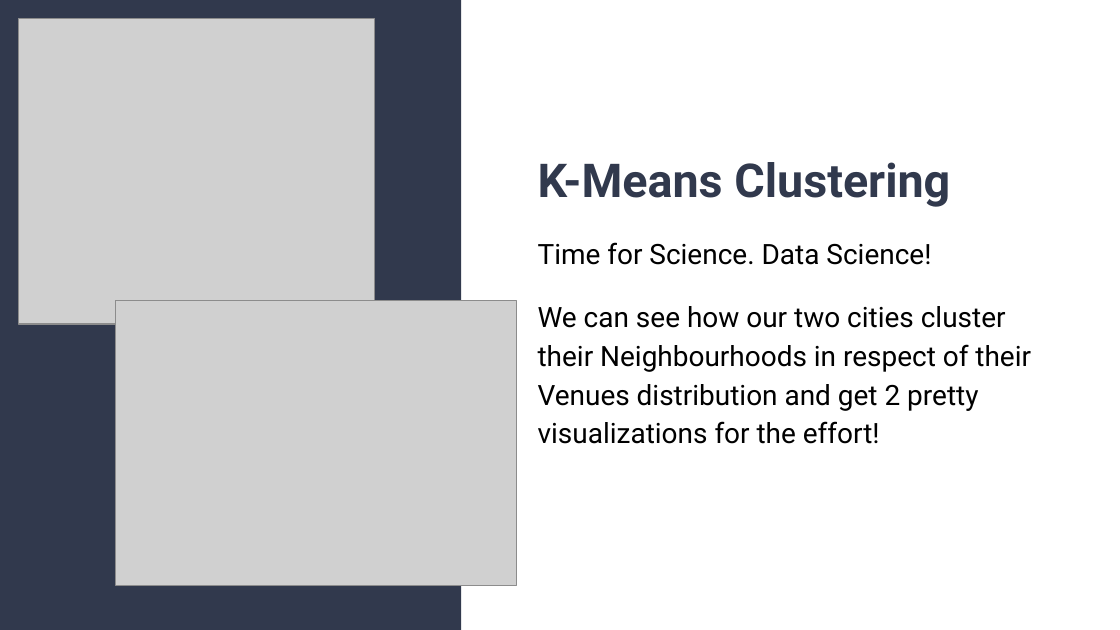
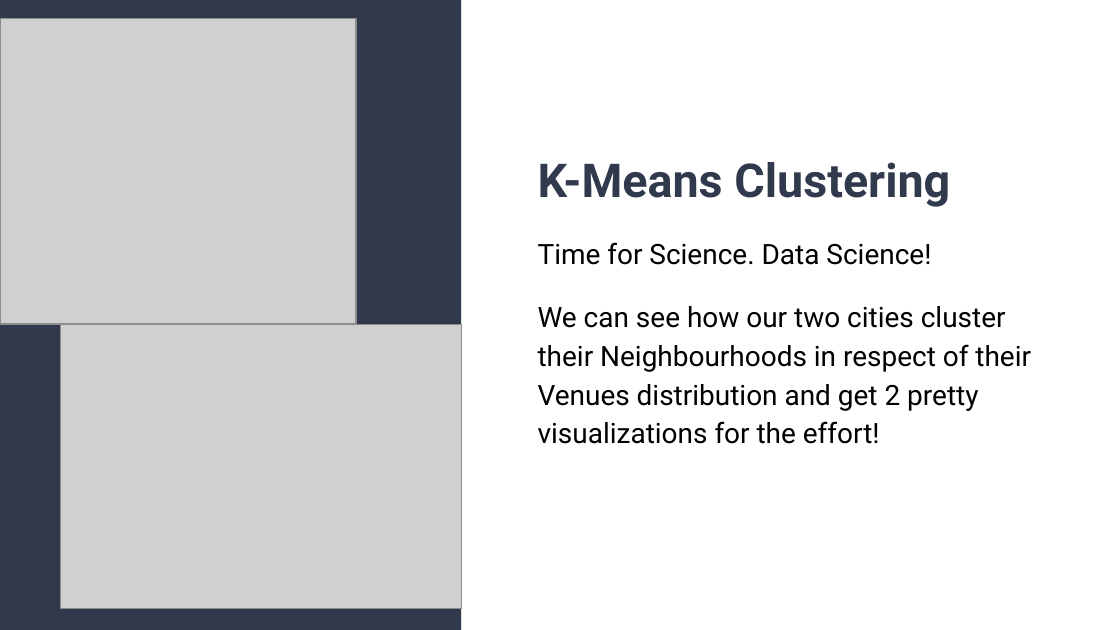
Before and after one commit to StamatisGiann/Coursera_Capstone, a slide deck: slide 12 of Capstone Project Presentation.pptx. Drawn at 1120x630 pixels with LibreOffice and Linux fonts; fonts in the diff are those of the drawing; grey boxes stand for pictures. Boxes give left, top, right and bottom in pixels: in the first picture for what was removed or moved away, otherwise in the second. Text is boxed around its words. In the diff, an @@ line names an element or a change of style, - is before the commit and + after.

```diff
--- a/Capstone Project Presentation.pptx
+++ b/Capstone Project Presentation.pptx
@@ picture: place and size @@
-picture at bbox=[19, 19, 375, 325]
+picture at bbox=[0, 19, 356, 325]
@@ picture: place and size @@
-picture at bbox=[115, 300, 516, 585]
+picture at bbox=[60, 324, 461, 608]
```
Also in this commit, not shown: 1 other slide changed.
